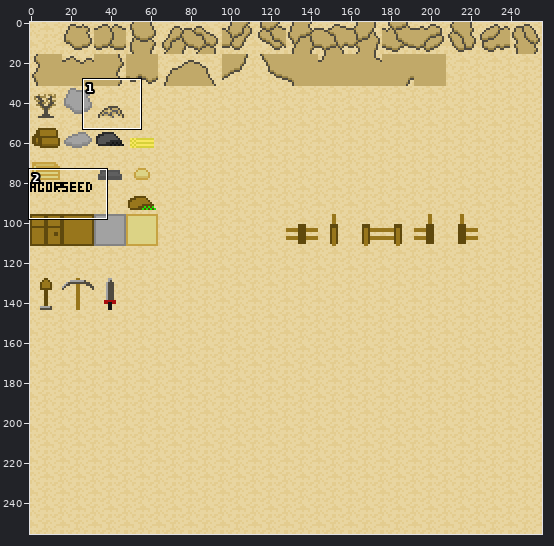
A sprite sheet gets an edit: client/img/tileset/desert_original.png. The first picture is a wide view before the edit; the outline marks the close-up.
Close-up. First the earlier version:
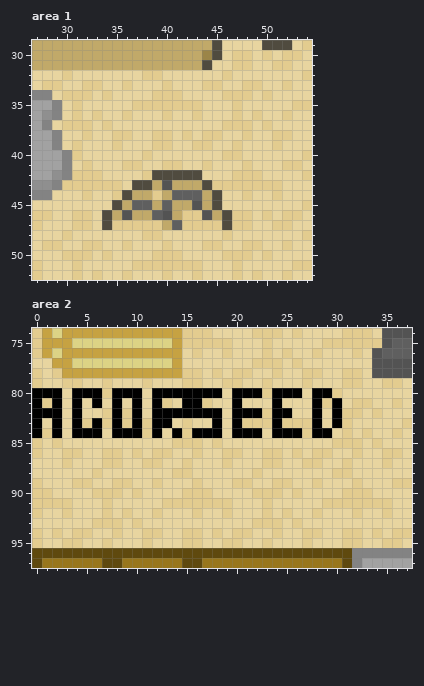
The file is 256x256 pixels. Colours within 5 levels of each other are drawn and written as one. Shown: area 1: x 27..54, y 29..52; area 2: x 0..37, y 74..97.
After:
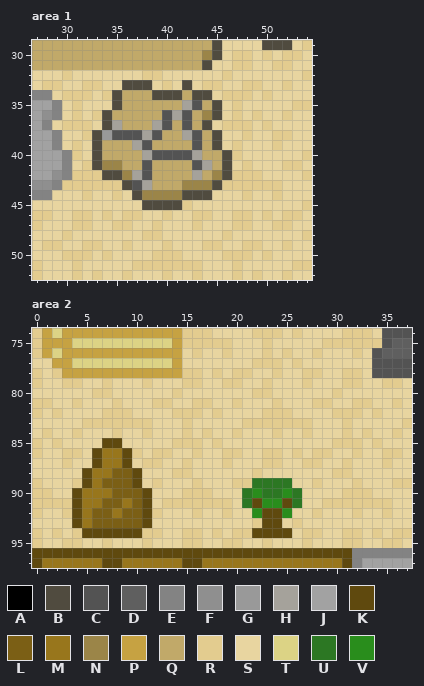
Palette (. is transparent): A #000000  B #504b3f  C #535353  D #5f5f5f  E #838383  F #8f8f8f  G #999999  H #a5a29b  J #a2a2a2  K #5f490e  L #7b5f15  M #98761c  N #9b8548  P #c6a242  Q #c1a969  R #e3cc8f  S #e8d5a0  T #dcd385  U #2c7723  V #298d1c
The exact change:
Changed rows in their new state; - is an unchanged pixel.
Area 1:
first column x 33:
33 ---BBB---B----
34 --BQQQBBBQBB--
35 --BQQQQQQHCQB-
36 -BQQQQQCHCQNB-
37 -BHQQQHCQCQB--
38 BGCCCHCQQHCQB-
39 BQQQHCQQQQCQB-
40 BQQQQHCCCCHQQB
41 BNNQQCQQQQCHQB
42 -BBNHCQQQQHQNB
43 ---BCH-Q-NNNB-
44 ---SBNNNNBBBS-
45 --SSSBBBBRSSS-
46 -RSRRSSRSS-RSS
47 -S--SS-SSS-SSS
Area 2:
first column x 0:
80 SSS-SSR-SSS-SSRSSSS-SSR-SSS-SS-
81 R-S-R-S-R-S-R--SR---R---R---R-S
82 RSR-S---R-S-SSRRRSR-SSS-RR--S-R
83 S-S-S-R-R-R-SS----S-S---R---S-S
84 S-S-RSS-RSS-S-S-SRS-RSS-RSS-SS-
85 -------KK----------------------
86 ------KMMK---------------------
87 ------KMMK---------------------
88 -----KMMLLK--------------------
89 -----KMLLLK-----------UUUU-----
90 ----KMMMLLLK---------UVUUVU----
91 ----KMMLLMLK---------UKVVKU----
92 ----KMLLMLLK----------VKKV-----
93 ----KMLLLLLK-----------KK------
94 -----KKKKKK-----------KKKK-----
Pixel boxes of the changes (left, top, right, bottom) in both close-ups:
changed: (92, 80, 232, 230)
changed: (32, 388, 342, 538)
